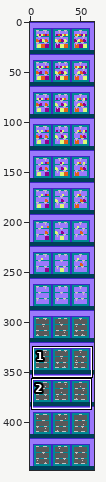
Two versions of one sprite sheet, resources/img/rooms/freezer_base.png. The first picture is a wide view before the edit; the outline marks the close-up.
Close-up. Before the edit:
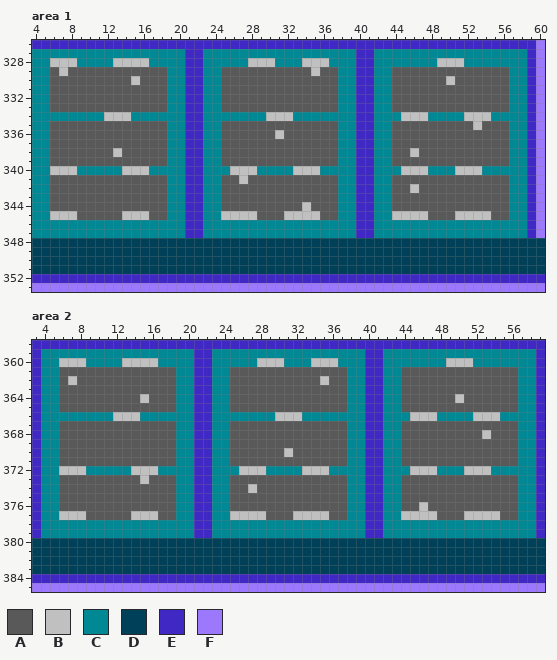
The file is 64x448 pixels. Shown: area 1: x 4..60, y 326..353; area 2: x 3..59, y 358..385. The commit also changed other parts of the picture, which this record leaves out.
Palette (. is transparent): A #595959  B #c1c0c1  C #008894  D #004058  E #4028c4  F #9c78fc
The result:
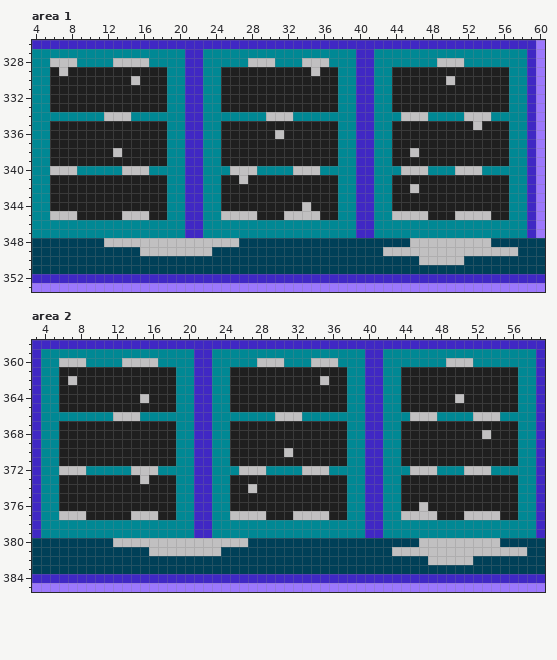
Change:
@@ palette @@
-A #595959
+A #1f1f1f
--- area 1
@@ x 4..60 @@
 347 CCCCCCCCCCCCCCCCCEECCCCCCCCCCCCCCCCCEECCCCCCCCCCCCCCCCCEF
-348 DDDDDDDDDDDDDDDDDDDDDDDDDDDDDDDDDDDDDDDDDDDDDDDDDDDDDDDDD
-349 DDDDDDDDDDDDDDDDDDDDDDDDDDDDDDDDDDDDDDDDDDDDDDDDDDDDDDDDD
-350 DDDDDDDDDDDDDDDDDDDDDDDDDDDDDDDDDDDDDDDDDDDDDDDDDDDDDDDDD
+348 DDDDDDDDBBBBBBBBBBBBBBBDDDDDDDDDDDDDDDDDDDBBBBBBBBBDDDDDD
+349 DDDDDDDDDDDDBBBBBBBBDDDDDDDDDDDDDDDDDDDBBBBBBBBBBBBBBBDDD
+350 DDDDDDDDDDDDDDDDDDDDDDDDDDDDDDDDDDDDDDDDDDDBBBBBDDDDDDDDD
 351 DDDDDDDDDDDDDDDDDDDDDDDDDDDDDDDDDDDDDDDDDDDDDDDDDDDDDDDDD
--- area 2
@@ x 3..59 @@
 379 ECCCCCCCCCCCCCCCCCEECCCCCCCCCCCCCCCCCEECCCCCCCCCCCCCCCCCE
-380 DDDDDDDDDDDDDDDDDDDDDDDDDDDDDDDDDDDDDDDDDDDDDDDDDDDDDDDDD
-381 DDDDDDDDDDDDDDDDDDDDDDDDDDDDDDDDDDDDDDDDDDDDDDDDDDDDDDDDD
-382 DDDDDDDDDDDDDDDDDDDDDDDDDDDDDDDDDDDDDDDDDDDDDDDDDDDDDDDDD
+380 DDDDDDDDDBBBBBBBBBBBBBBBDDDDDDDDDDDDDDDDDDDBBBBBBBBBDDDDD
+381 DDDDDDDDDDDDDBBBBBBBBDDDDDDDDDDDDDDDDDDDBBBBBBBBBBBBBBBDD
+382 DDDDDDDDDDDDDDDDDDDDDDDDDDDDDDDDDDDDDDDDDDDDBBBBBDDDDDDDD
 383 DDDDDDDDDDDDDDDDDDDDDDDDDDDDDDDDDDDDDDDDDDDDDDDDDDDDDDDDD
Changed places in both close-ups, as pixel boxes (x1, y1, x2, y2):
changed: (50, 67, 338, 256)
changed: (383, 67, 518, 265)
changed: (59, 367, 347, 556)
changed: (392, 367, 527, 565)
